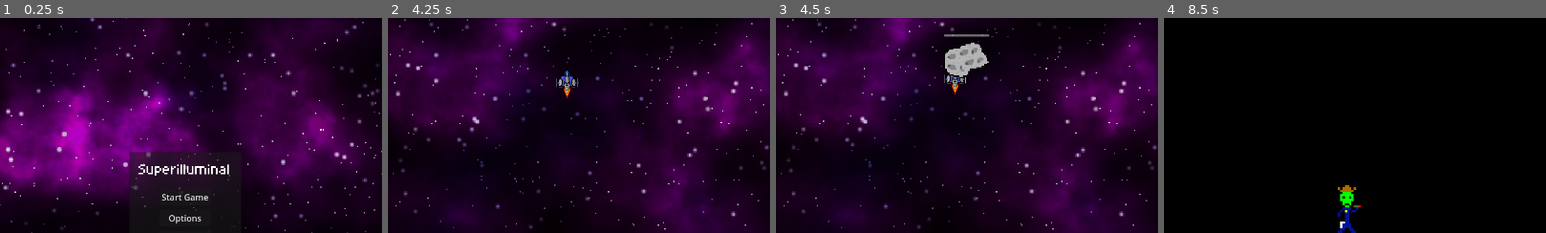
Above: before the commit, frames 1-4 (left to right).
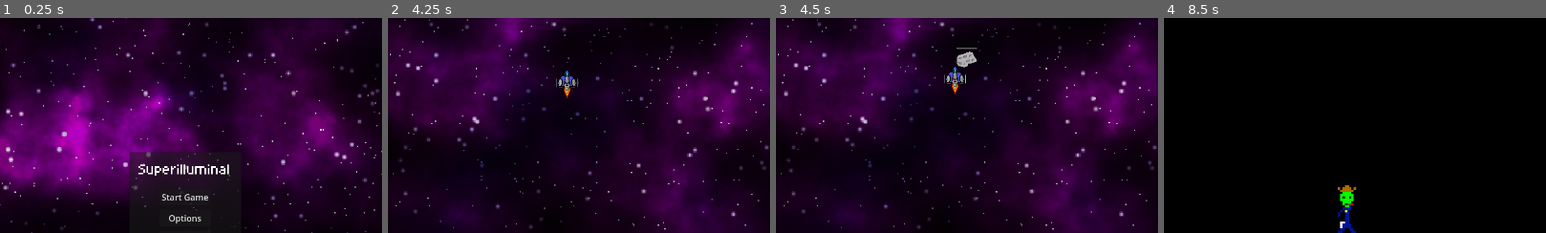
Above: after the commit, the same moments.

Repository: DigitsCodeCompendium/game.MJ198
Game: Godot game, scene res://scenes/title_screen/title_screen.tscn
The game is run twice, just before and just after one commit, with the same random seed, the same clock (stepped at 60 frames per second) and the same inputs. The engine's default icon, where the game draws it, is replaced by a stand-in: a white triangle on a blue panel in a dark square.
Inputs (mouse positions are % of the whole screen's width and height, from its top left):
- Up to frame 1 (0.25 s): no input
- Up to frame 2 (4.25 s): click "Start Game" at 0.5 s; click "Start Game" at 1.25 s; click (90, 6) at 2.02 s; click (90, 14) at 2.77 s; click (90, 6) at 3.52 s
- Up to frame 3 (4.5 s): click (90, 14) at 4.27 s
- Up to frame 4 (8.5 s): tap Enter at 5, 6.5, 8 s; move the mouse to (72, 45) at 5.02 s; hold ` (discard_module_pending) 5.03-5.78 s; tap Space (test_key) at 5.75, 7.25, 8.1 s; move the mouse to (30, 55) at 5.77 s; tap N (discard_weapon) at 5.85 s; move the mouse to (60, 28) at 6.52 s; tap Y (replace_weapon) at 6.6 s; move the mouse to (45, 70) at 7.27 s; click (45, 70) at 7.35 s; move the mouse to (80, 65) at 8.02 s
The pictures show only the part of the screen within x 26-76%, y 7-57%; the shares and areas given below are measured in that part.

Frames 1-2 are identical in both runs. In frame 3, 1.2% of the frame differs, in the area x 44-56%, y 7-28%; in frame 4, less than 0.1%.
Error in both runs: Invalid access to property or key 'volume_music' on a base object of type 'Dictionary'. (res://scenes/player_options.gd:22)

Commit message:
Asteroid scale depends on game progression

Diff:
--- a/resources/enemy_spawn/asteroid_spawn.tres
+++ b/resources/enemy_spawn/asteroid_spawn.tres
@@ -10,7 +10,19 @@
 [ext_resource type="PackedScene" uid="uid://bg0avtdgbwoa1" path="res://scenes/enemies/asteroids/asteroid7.tscn" id="7_3ljpl"]
 [ext_resource type="PackedScene" uid="uid://ik02g12suy1x" path="res://scenes/enemies/asteroids/asteroid8.tscn" id="8_ollxh"]
 
+[sub_resource type="Curve" id="Curve_366da"]
+_limits = [2.0, 5.0, 0.0, 1.0]
+_data = [Vector2(0, 2), nan, 3.0, 1, 1, Vector2(1, 5), 3.0, nan, 1, 1]
+point_count = 2
+
+[sub_resource type="Curve" id="Curve_ryrru"]
+_limits = [1.0, 2.0, 0.0, 1.0]
+_data = [Vector2(0, 1), 0.0, 1.0, 0, 1, Vector2(1, 2), 1.0, 0.0, 1, 0]
+point_count = 2
+
 [resource]
 script = ExtResource("2_5t86p")
 asteroid_scenes = Array[PackedScene]([ExtResource("1_366da"), ExtResource("2_ryrru"), ExtResource("3_a3bpv"), ExtResource("4_t8ix5"), ExtResource("5_x6h57"), ExtResource("6_0xrre"), ExtResource("7_3ljpl"), ExtResource("8_ollxh")])
+min_scale_curve = SubResource("Curve_ryrru")
+max_scale_curve = SubResource("Curve_366da")
 metadata/_custom_type_script = "uid://b4rcup02wd1hy"
--- a/scenes/enemies/spawning/asteroid_spawn_pattern.gd
+++ b/scenes/enemies/spawning/asteroid_spawn_pattern.gd
@@ -6,17 +6,19 @@
 @export var min_vertical_speed: float = 100
 @export var max_vertical_speed: float = 200
 @export var linear_speed_scale: float = 1
+@export var min_scale_curve: Curve
+@export var max_scale_curve: Curve
 
-func do_spawn(parent: Node2D, position: Vector2, rand: RandomNumberGenerator, _params: EnemySpawnParams):
+func do_spawn(parent: Node2D, position: Vector2, rand: RandomNumberGenerator, params: EnemySpawnParams):
 	var asteroid = asteroid_scenes.pick_random().instantiate()
-	var speed_control: SpeedControl = parent.get_node("/root/Game/SpeedControl")
 
 	var velocity_x = rand.randf_range(-horizontal_speed_range, horizontal_speed_range)
-	var velocity_y = lerpf(min_vertical_speed, max_vertical_speed, 1 - exp(-speed_control.linear_speed * linear_speed_scale))
+	var velocity_y = lerpf(min_vertical_speed, max_vertical_speed, params.relativistic_speed)
+	var scale = rand.randf_range(min_scale_curve.sample(params.relativistic_speed), max_scale_curve.sample(params.relativistic_speed))
 
 	parent.add_child(asteroid)
 	asteroid.launch(
 		Vector2(velocity_x, velocity_y),
 	 	position,
-		rand.randf_range(1, 5)
+		scale
 	)
Not shown: 1 places in resources/enemy_spawn/asteroid_spawn.tres that only renumber resources
